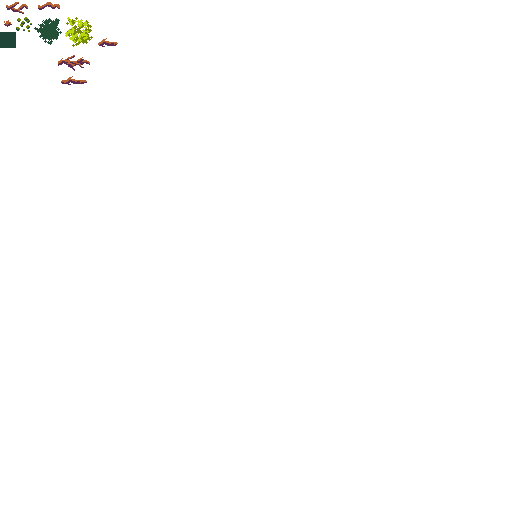
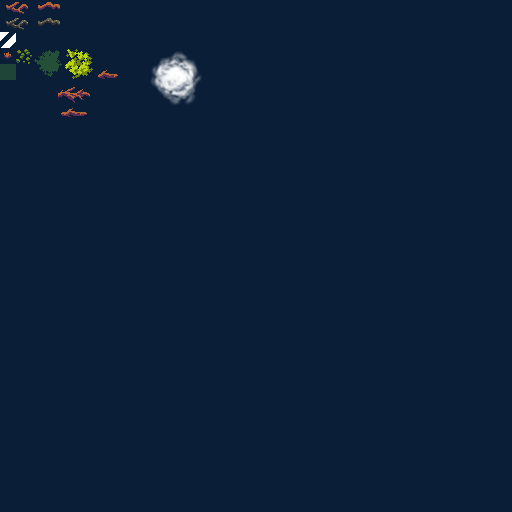
Layer changes from the first 512px x 512px image to the second:
added layer "Layer 1" above "tiles" over left=150, top=51, right=203, bottom=106
painted on "tiles" over left=0, top=17, right=118, bottom=117
showed "bg" over left=0, top=0, right=512, bottom=512
